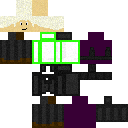
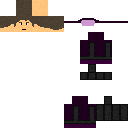
Layers edited between the first and the second 128 x 128 image:
added layer "skin.png copy #1" above "skin.png copy" over [left=0, top=0, right=128, bottom=128]
hid "skin.png", painted on it over [left=0, top=0, right=128, bottom=128]